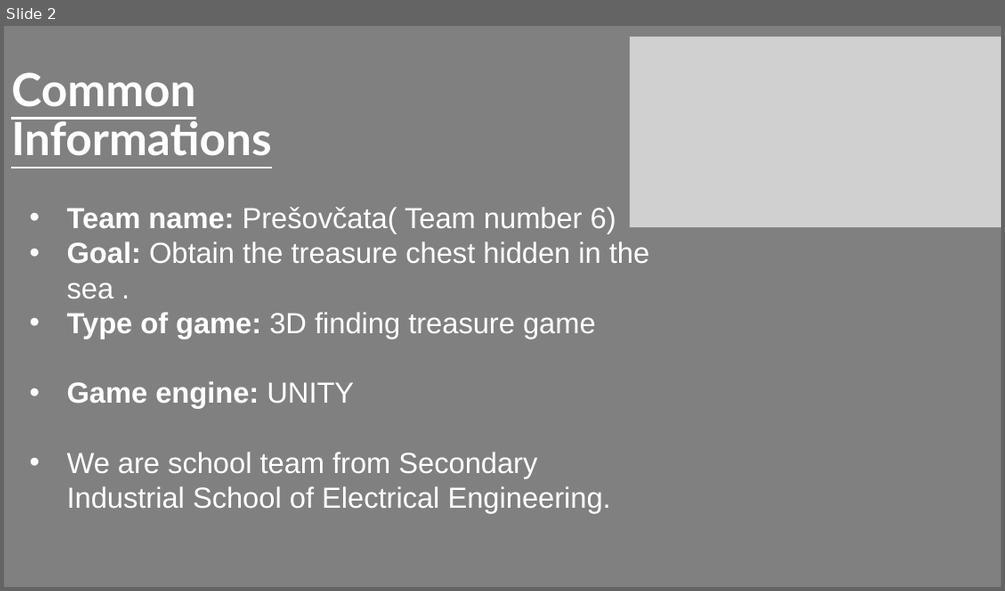
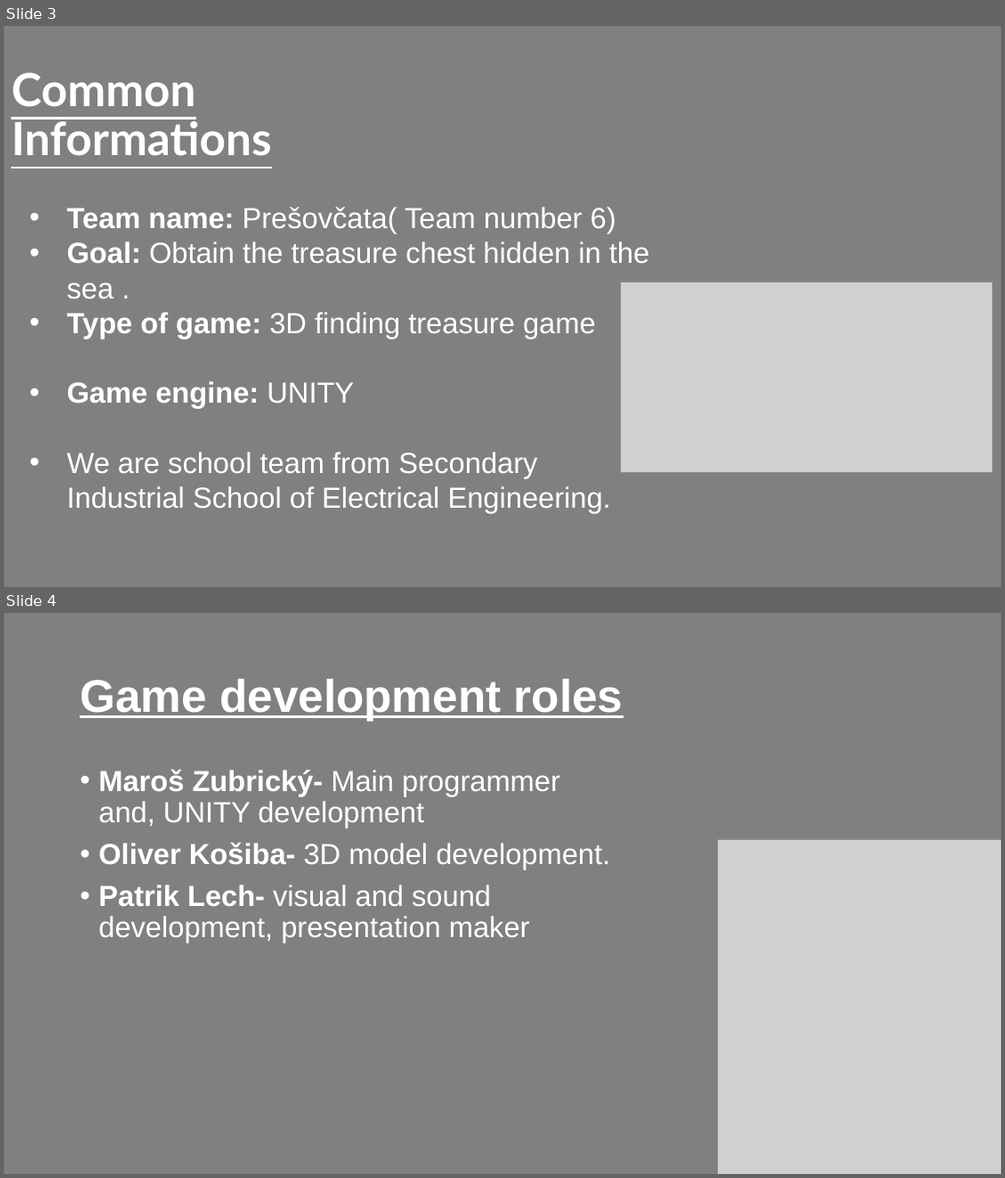
Before and after one commit to patoooplech/presovcata, a slide deck: beneathadventure.pptx. Shown one above the other, each under a label of ours: slide 2 before the commit, slides 3 and 4 after it. The pictures are 1005x591 and 1005x1178 pixels, drawn with LibreOffice and Linux fonts; fonts in the diff are those of the drawing; grey boxes stand for pictures; background and template pictures are left out; a plain dark background stands for a picture behind light text. Boxes give left, top, right and bottom in pixels: in the first picture for what was removed or moved away, otherwise in the second. Text is boxed around its words. In the diff, an @@ line names an element or a change of style, - is before the commit and + after.

```diff
--- a/beneathadventure.pptx
+++ b/beneathadventure.pptx
@@ slide 4 added at (x1=4, y1=613, x2=1001, y2=1174), background picture (left out) @@
@@ rectangle added at (x1=4, y1=613, x2=1001, y2=1174), fill #808080 @@
@@ title added at (x1=80, y1=679, x2=623, y2=721), 44 pt, text #FFFFFF, bold, underline @@
+Game development roles
@@ text added at (x1=98, y1=769, x2=610, y2=942), 28 pt, text #FFFFFF @@
+• Maroš Zubrický- Main programmer and, UNITY development
+• Oliver Košiba- 3D model development.
+• Patrik Lech- visual and sound development, presentation maker
@@ picture added at (x1=718, y1=839, x2=1001, y2=1174) @@
@@ what was slide 2 is now slide 3 @@
@@ slide 3 changed as well @@
@@ background #FFFFFF to picture (left out) @@
@@ picture moved from (x1=629, y1=37, x2=1001, y2=227) to (x1=621, y1=281, x2=993, y2=473) @@
```
Also in this commit, not shown: 4 other slides changed, 4 other slides added, 4 slides removed, 1 other file.
